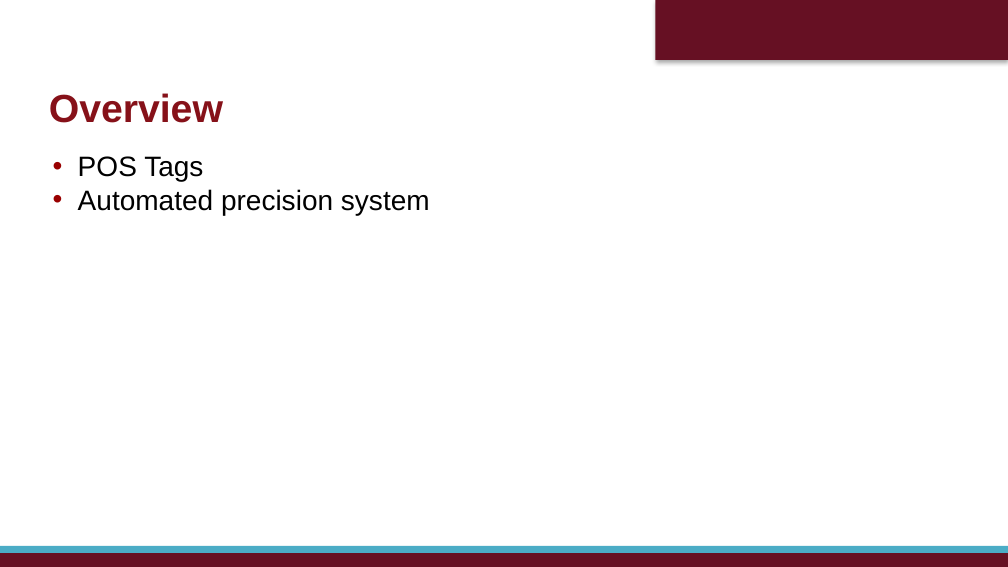
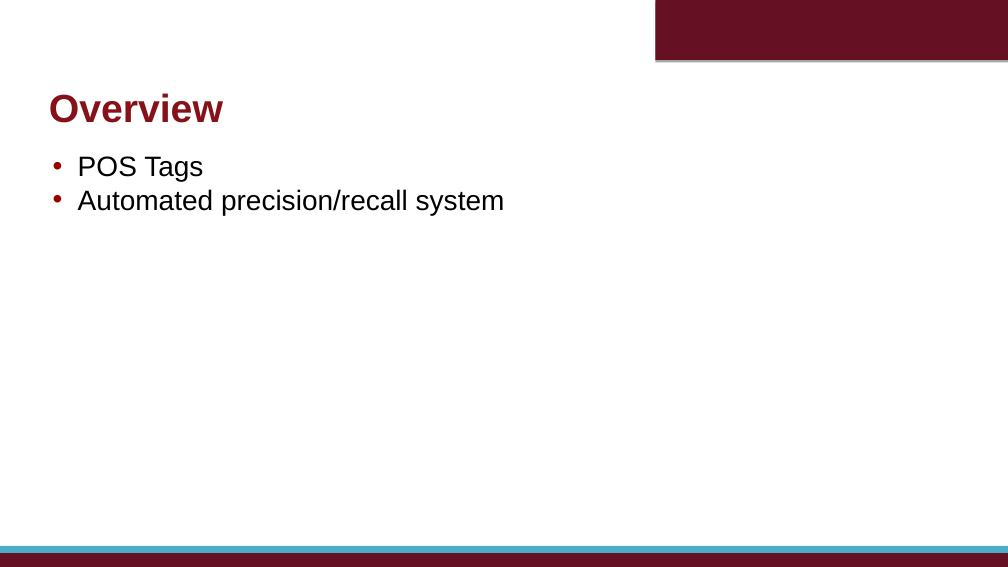
Before and after one commit to bwaters34/foodMonitoringNLP, a slide deck: slide 2 of Presentation/presentation1-11.pptx. Drawn at 1008x567 pixels with LibreOffice and Linux fonts; fonts in the diff are those of the drawing; background and template pictures are left out. Boxes give left, top, right and bottom in pixels: in the first picture for what was removed or moved away, otherwise in the second. Text is boxed around its words. In the diff, an @@ line names an element or a change of style, - is before the commit and + after.

Commit message:
fixed ppt

```diff
--- a/Presentation/presentation1-11.pptx
+++ b/Presentation/presentation1-11.pptx
@@ rectangle at (655, 0, 1008, 60): shadow changed @@
@@ text at (78, 189, 505, 215): text changed @@
-• Automated precision system
+• Automated precision/recall system
```
Also in this commit, not shown: 5 slides added, 10 slides removed, 1 other file.
